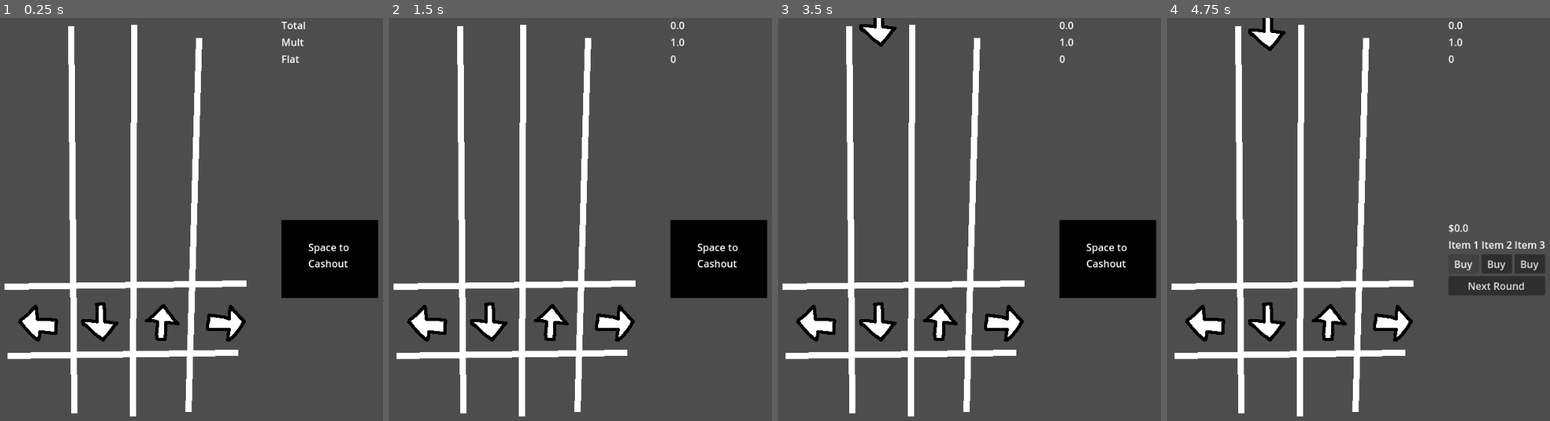
Above: before the commit, frames 1-4 (left to right).
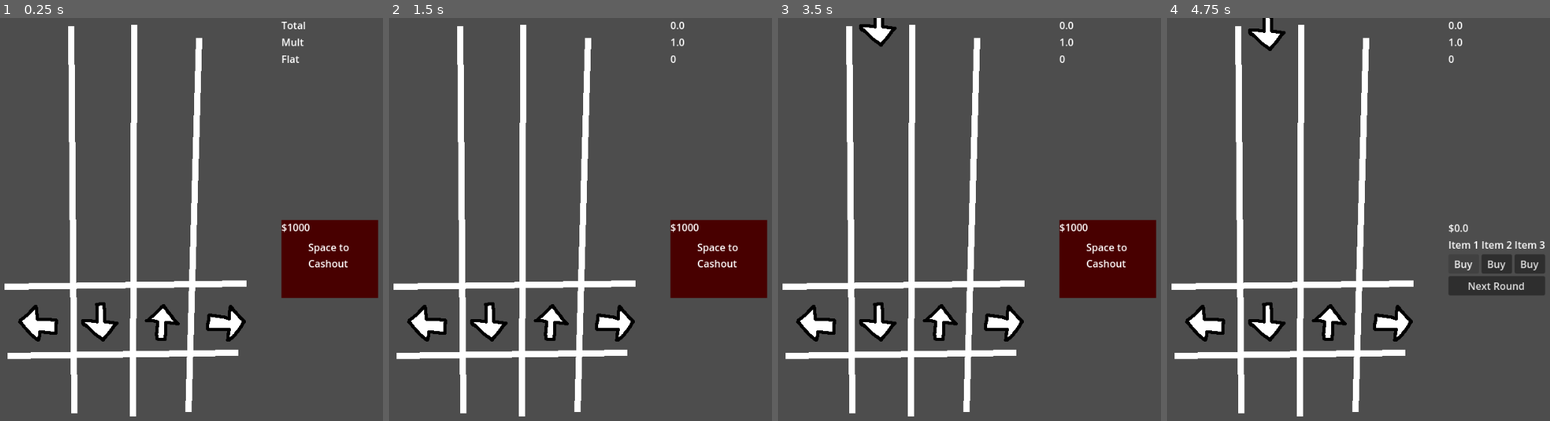
Above: after the commit, the same moments.

Repository: CWmain/cashoutCombo
Game: Godot game, scene res://Scenes/game/game.tscn
Same seed, same stepped clock (60 frames per second), same inputs: the game is played once before the commit and once after it.
Inputs:
- Up to frame 1 (0.25 s): no input
- Up to frame 2 (1.5 s): tap Enter at 0.5 s; hold D (Right) 0.53-1.25 s; tap Space (cashout) at 0.6 s; click "Next Round" at 1.25 s
- Up to frame 3 (3.5 s): hold S (Down) 2.03-2.75 s; tap R (RandomNote) at 2.1 s; tap Space (cashout) at 2.3 s; click "Next Round" at 2.75 s
- Up to frame 4 (4.75 s): hold D (Right) 3.53-4.25 s; tap Space (cashout) at 3.6 s; click "Buy" at 4.25 s

The runs differ from the first frame. In frame 1, 4.8% of the frame differs, in the area x 73-99%, y 50-70%; in frame 2, 4.8%; in frame 3, 4.8%; in frame 4, nothing differs.

Commit message:
Added a cashout display which shows what the cashout value is

Diff:
--- a/objects/shop/shop.gd
+++ b/objects/shop/shop.gd
@@ -7,9 +7,10 @@
 
 @onready var color_rect: ColorRect = $ColorRect
 
-@export var moneyCashOut: int = 100
+@export var moneyCashOut: int = 1000
 
 @onready var money_display: Label = $VBoxContainer/MoneyDisplay
+@onready var money_required_label: Label = $ColorRect/moneyRequiredLabel
 
 var item1_price: float = 50
 
@@ -27,11 +28,15 @@
 	item3_button.pressed.connect(_buyItem)
 	next_round.pressed.connect(_nextRound)
 
+	updateMoneyRequiredLabel()
+
 func cashout() -> void:
 	if currentMoney < moneyCashOut:
 		print("Game Over")
 		return
 	currentMoney -= moneyCashOut
+	moneyCashOut *= 2
+	updateMoneyRequiredLabel()
 
 
 func recheckPrice() -> void:
@@ -47,3 +52,6 @@
 func _nextRound() -> void:
 	color_rect.show()
 	nextRound.emit()
+
+func updateMoneyRequiredLabel() -> void:
+	money_required_label.text = "$" + str(moneyCashOut)
--- a/objects/shop/shop.tscn
+++ b/objects/shop/shop.tscn
@@ -61,9 +61,15 @@
 offset_top = -1.0
 offset_right = 155.0
 offset_bottom = 124.0
-color = Color(0, 0, 0, 1)
+color = Color(0.282353, 0, 0, 1)
+
+[node name="moneyRequiredLabel" type="Label" parent="ColorRect"]
+layout_mode = 0
+offset_right = 40.0
+offset_bottom = 23.0
 
 [node name="Label" type="Label" parent="ColorRect"]
+layout_mode = 0
 offset_left = 43.0
 offset_top = 32.0
 offset_right = 109.0
